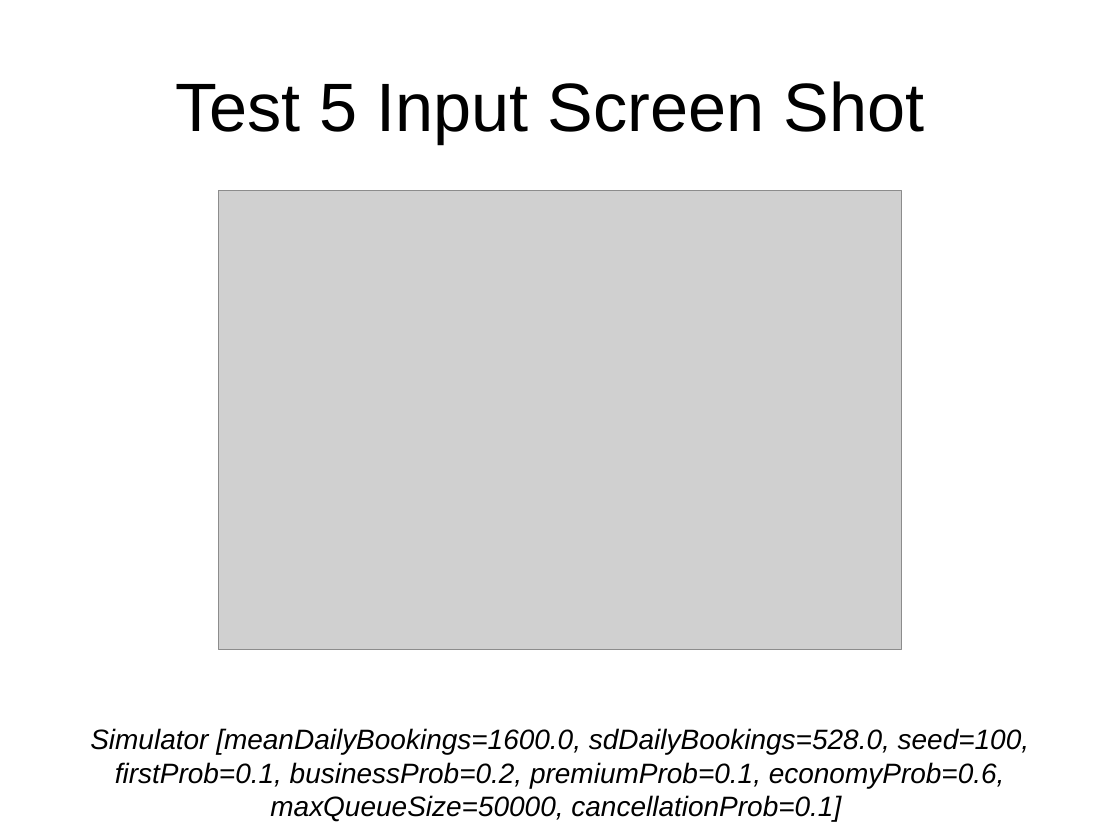
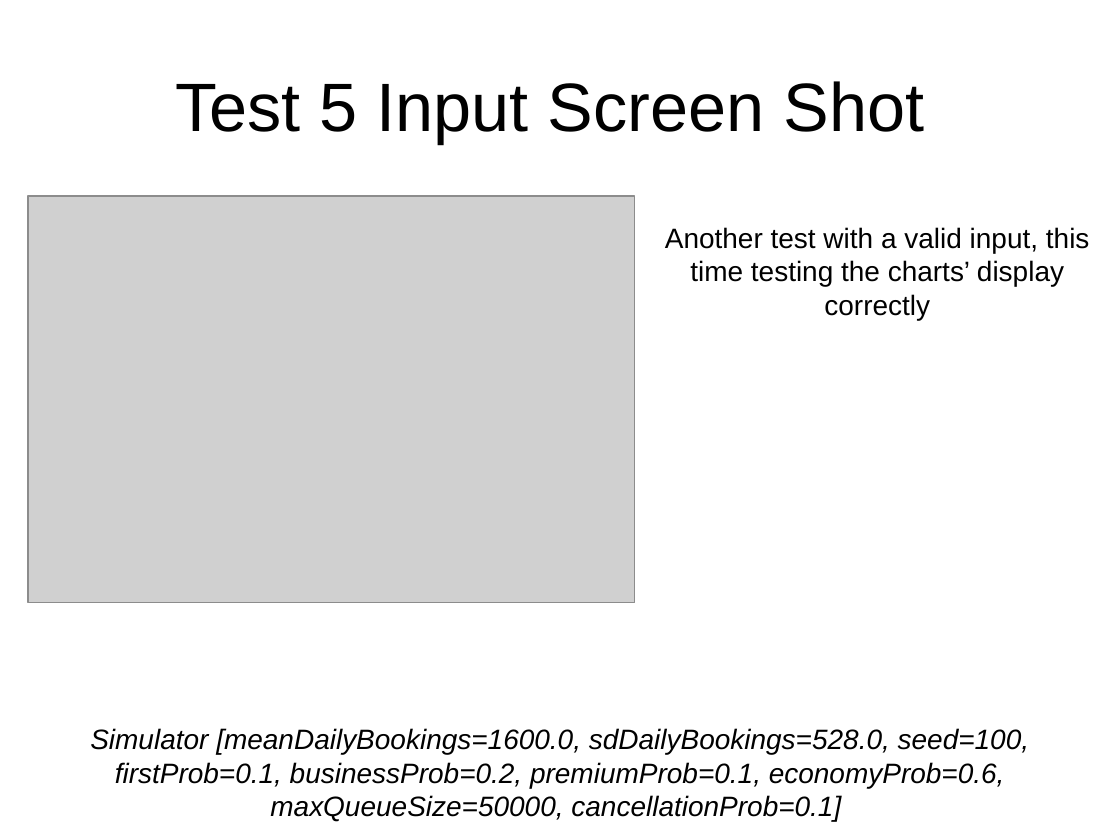
Before and after one commit to mitchellharvey97/Cab302-Ass2-2016, a slide deck: slide 15 of GUITestPlan.pptx (slide 14 before the commit). Drawn at 1120x840 pixels with LibreOffice and Linux fonts; fonts in the diff are those of the drawing; grey boxes stand for pictures. Boxes give left, top, right and bottom in pixels: in the first picture for what was removed or moved away, otherwise in the second. Text is boxed around its words. In the diff, an @@ line names an element or a change of style, - is before the commit and + after.

Commit message:
Adding Test Plan

```diff
--- a/GUITestPlan.pptx
+++ b/GUITestPlan.pptx
@@ picture: place and size @@
-picture at (218,190,902,648)
+picture at (28,196,635,603)
@@ text added at (665,227,1090,320), 18 pt, text #000000 @@
+Another test with a valid input, this time testing the charts’ display correctly
```
Also in this commit, not shown: 10 other slides changed, 5 slides added, 2 slides removed, 1 other file.
